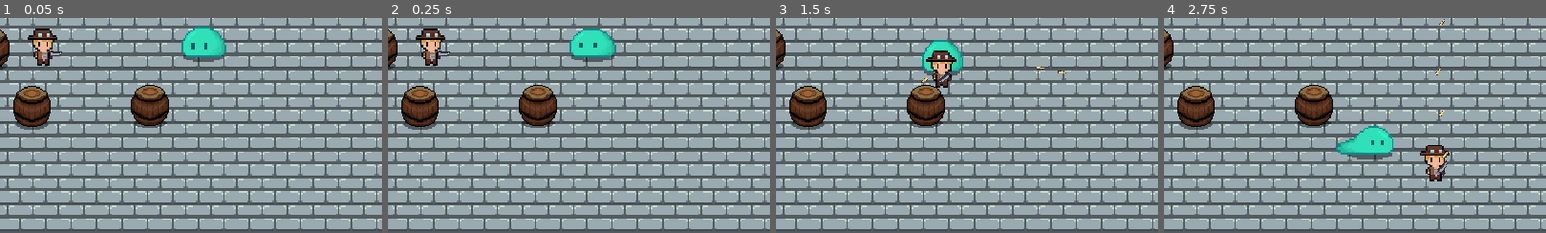
Above: before the commit, frames 1-4 (left to right).
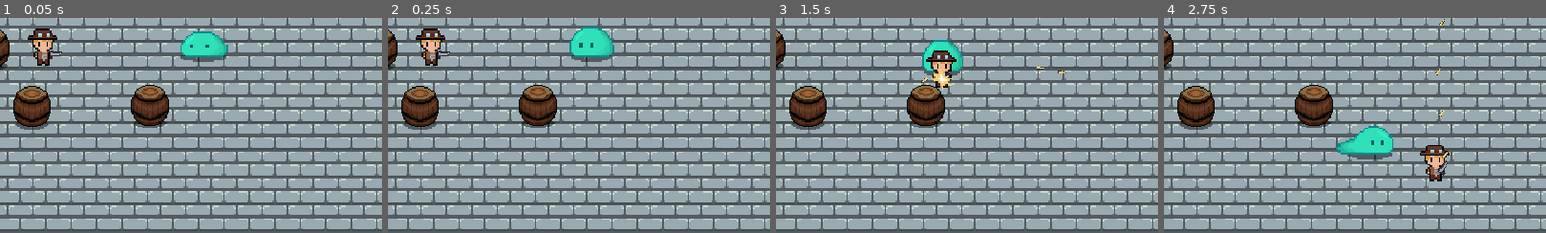
Above: after the commit, the same moments.

Repository: WAIWAI-PARTY/Life-after-people
Game: Godot game, scene res://World.tscn
The game is run twice, just before and just after one commit, with the same random seed, the same clock (stepped at 60 frames per second) and the same inputs.
Inputs (mouse positions are % of the whole screen's width and height, from its top left):
- Up to frame 1 (0.05 s): no input
- Up to frame 2 (0.25 s): no input
- Up to frame 3 (1.5 s): move the mouse to (72, 45) at 0.52 s; press the mouse at (72, 45) at 0.53 s; hold D (ui_right) 0.53-1.28 s; move the mouse to (30, 55) at 1.27 s; release the mouse at (30, 55) at 1.28 s; hold S (ui_down) from 1.28 s (still down); click (30, 55) at 1.35 s
- Up to frame 4 (2.75 s): move the mouse to (60, 28) at 2.02 s; release S (ui_down) at 2.03 s; press the mouse at (60, 28) at 2.03 s; hold D (ui_right) from 2.03 s (still down)
The pictures show only the part of the screen within x 22-72%, y 29-79%; the shares and areas given below are measured in that part.

The runs differ from the first frame. In frame 1, 0.5% of the frame differs, in the area x 47-60%, y 4-20%; in frame 2, 0.3%; in frame 3, 0.2%; in frame 4, nothing differs.

Commit message:
hiteffect lil fix

Diff:
--- a/Enemy/Enemy.gd
+++ b/Enemy/Enemy.gd
@@ -6,7 +6,6 @@
 export(int) var max_speed = 50
 export(int) var frict = 200
 const deathEffect = preload("res://Effect/Explosion_Effect.tscn")
-const hiteffect = preload("res://Effect/hiteffect.tscn")
 enum {
 	idle,
 	wander,
@@ -40,9 +39,6 @@
 
 func _on_hurtbox_area_entered(area):
 	stats.health -= area.damage
-	var hf = hiteffect.instance()
-	get_parent().add_child(hf)
-	hf.global_position = global_position
 
 func _on_Stats_no_health():
 	queue_free()
--- a/Enemy/Slime.tscn
+++ b/Enemy/Slime.tscn
@@ -76,7 +76,7 @@
 [node name="slimeAnimation" type="AnimatedSprite" parent="."]
 frames = SubResource( 9 )
 animation = "idle"
-frame = 1
+frame = 3
 playing = true
 offset = Vector2( 1, -5 )
 
--- a/World/Barrel.gd
+++ b/World/Barrel.gd
@@ -2,7 +2,6 @@
 var explosion = preload("res://Effect/Explosion_Effect.tscn")
 onready var hitbox = $hitbox/CollisionShape2D
 func _on_hurtbox_area_entered(_area):
-	hitbox.disabled=false
 	var edf = explosion.instance()
 	get_parent().add_child(edf)
 	edf.scale*=2.5
--- a/World/Barrel.tscn
+++ b/World/Barrel.tscn
@@ -46,7 +46,6 @@
 [node name="CollisionShape2D" parent="hitbox" index="0"]
 position = Vector2( -4.76837e-07, -4.76837e-07 )
 shape = SubResource( 3 )
-disabled = true
 
 [connection signal="area_entered" from="hurtbox" to="." method="_on_hurtbox_area_entered"]
 
--- a/hitandhurt/hurtbox.gd
+++ b/hitandhurt/hurtbox.gd
@@ -4,7 +4,7 @@
 signal invin_start
 signal invin_ended
 onready var timer = $Timer
-
+const hiteffect = preload("res://Effect/hiteffect.tscn")
 func start_invin(duaration):
 	emit_signal("invin_start")
 	self.invin = true
@@ -21,3 +21,9 @@
 
 func _on_hurtbox_invin_ended():
 	set_deferred("monitoring", true)
+
+
+func _on_hurtbox_area_entered(area):
+	var hf = hiteffect.instance()
+	get_parent().add_child(hf)
+	hf.global_position = global_position
--- a/hitandhurt/hurtbox.tscn
+++ b/hitandhurt/hurtbox.tscn
@@ -9,6 +9,7 @@
 
 [node name="Timer" type="Timer" parent="."]
 
+[connection signal="area_entered" from="." to="." method="_on_hurtbox_area_entered"]
 [connection signal="invin_ended" from="." to="." method="_on_hurtbox_invin_ended"]
 [connection signal="invin_start" from="." to="." method="_on_hurtbox_invin_start"]
 [connection signal="timeout" from="Timer" to="." method="_on_Timer_timeout"]
